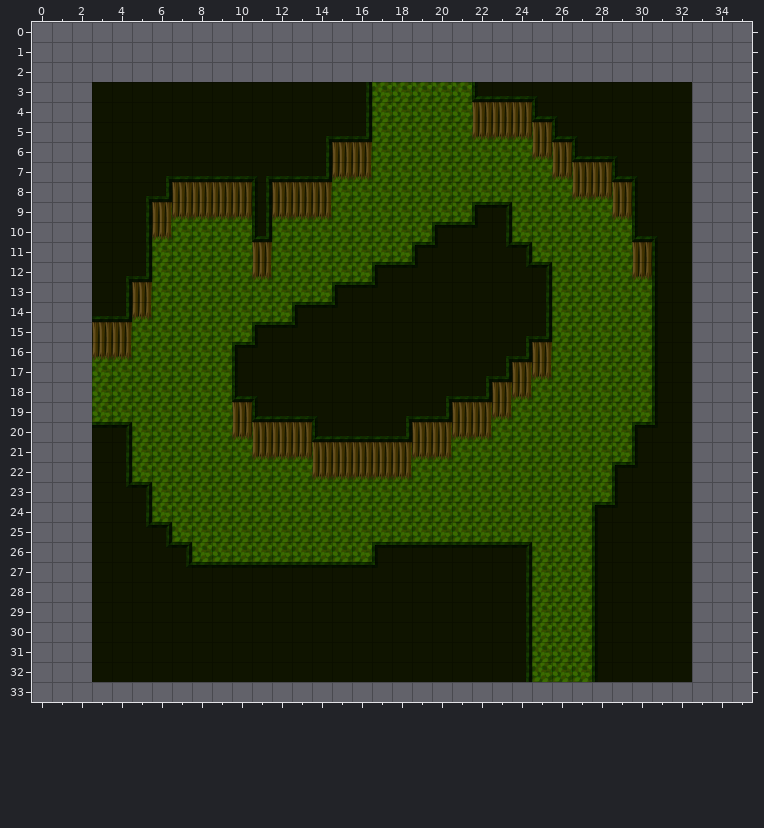
Tiled map (JSON): public/map/forest1.json. The picture above is the old version.
Cells are 32x32 px. Shown: x 0..35, y 0..33. The old version is drawn lined up with the new one.
After:
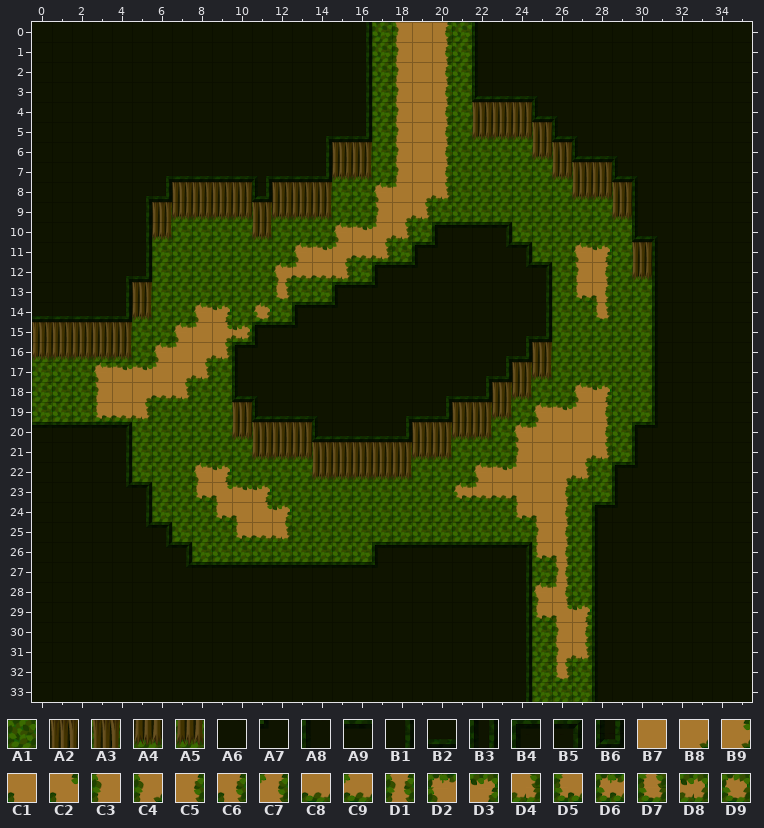
Key: from "forest": A1 1, A2 9, A3 11, A4 17, A5 19; from "forest_ceil": A6 0, A7 1, A8 16, A9 20, B1 24, B2 28, B3 32, B4 34, B5 36, B6 44; from "forest_sand": B7 0, B8 4, B9 6, C1 8, C2 10, C3 16, C4 18, C5 24, C6 25, C7 26, C8 28, C9 29, D1 32, D2 34, D3 36, D4 38, D5 40, D6 43, D7 44, D8 45, D9 47.
__ is an empty cell.
Change:
map size 30x30 -> 36x34 cells (old content now starts at 3,3; both pictures use the new coordinates)
Layer "forest_sand":
Tile A1 is added in rows 0 to 2 at x 17 and 21; in row 9 at x 22 to 23; in rows 11 to 12 at x 11; in rows 17 to 19 at x 0 to 2; in row 33 at x 25 to 27.
Tile B7 is added in rows 0 to 2 at x 19.
Tile B8 is added in row 22 at x 26.
Tile B9 is added in row 15 at x 9.
Tile C1 is added in row 23 at x 24; in row 24 at x 25.
Tile C2 is added in row 29 at x 26.
Tile C3 is added in row 18 at x 3; in row 25 at x 25; in row 30 at x 26.
Tile C3 is added in rows 0 to 2 at x 18.
Tile C4 is added in row 31 at x 26.
Tile C5 is added in rows 23 to 25 at x 26.
Tile C5 is added in rows 0 to 2 at x 20.
Tile C6 is added in row 26 at x 26.
Tile C7 is added in row 28 at x 26.
Tile C8 is added in row 23 at x 23.
Tile C9 is added in row 23 at x 22.
Tile D1 is added in row 27 at x 26.
Tile D2 is added in row 17 at x 3; in row 28 at x 25.
Tile D3 is added in row 14 at x 9; in row 29 at x 27.
Tile D4 is added in row 22 at x 27; in row 31 at x 27.
Tile D5 is added in row 19 at x 3; in row 24 at x 24; in row 26 at x 25; in row 29 at x 25.
Tile D6 is added in row 23 at x 21.
Tile D7 is added in row 13 at x 12; in row 32 at x 26.
Tile D8 is added in row 15 at x 10.
Tile D9 is added in row 14 at x 11.
Layer "wall":
Tile A2 is added in row 15 at x 0 to 2.
Tile A3 is added in row 9 at x 11.
Tile A4 is added in row 16 at x 0 to 2.
Tile A5 is added in row 10 at x 11.
The edit erases the tile that lay hidden in row 9 at x 22 to 23.
The edit erases tile A1 in rows 3 to 7 at x 18 to 20; in row 8 at x 17 to 20; in row 9 at x 17 to 19; in row 10 at x 15 to 18; in row 11 at x 13 to 17 and 27 to 28; in row 12 at x 12 to 15 and 27 to 28.
The edit erases tile A1 in row 13 at x 12 and 27 to 28; in row 14 at x 8 to 9, 11 and 28; in row 15 at x 7 to 10; in row 16 at x 6 to 9; in row 17 at x 3 to 8; in row 18 at x 3 to 7 and 27 to 28.
The edit erases tile A1 in row 19 at x 3 to 5 and 25 to 28; in rows 20 to 21 at x 24 to 28; in row 22 at x 8 to 9 and 22 to 27; in row 23 at x 8 to 11 and 21 to 26; in row 24 at x 9 to 12 and 24 to 26; in row 25 at x 10 to 12 and 25 to 26.
The edit erases tile A1 in row 26 at x 25 to 26; in row 27 at x 26; in row 28 at x 25 to 26; in row 29 at x 25 to 27; in rows 30 to 31 at x 26 to 27; in row 32 at x 26.
The edit erases tile A3 in row 11 at x 11.
The edit erases tile A5 in row 12 at x 11.
Layer "forest_ceil":
Tile A6 is added in rows 0 to 2 at x 0 to 15 and 23 to 35; in rows 3 to 13 at x 0 to 2 and 33 to 35; in rows 14 to 20 at x 33 to 35; in rows 21 to 32 at x 0 to 2 and 33 to 35; in row 33 at x 0 to 23 and 29 to 35.
Tile A8 is added in rows 0 to 2 at x 22; in row 33 at x 28.
Tile A9 replaces tile A7 in row 10 at x 22.
Tile A9 is added in row 20 at x 0 to 2.
Tile B1 is added in rows 0 to 2 at x 16; in row 33 at x 24.
Tile B2 is added in row 14 at x 0 to 2.
Tile B5 replaces tile B1 in row 10 at x 23.
Tile B6 replaces tile B3 in row 8 at x 11.
The edit erases tile B3 in row 9 at x 11.
The edit erases tile B4 in row 9 at x 22.
The edit erases tile B5 in row 9 at x 23.
The edit erases tile B6 in row 10 at x 11.
Changed places in both pictures, as pixel boxes (x1, y1, x2, y2):
changed: (32, 22, 752, 702)
